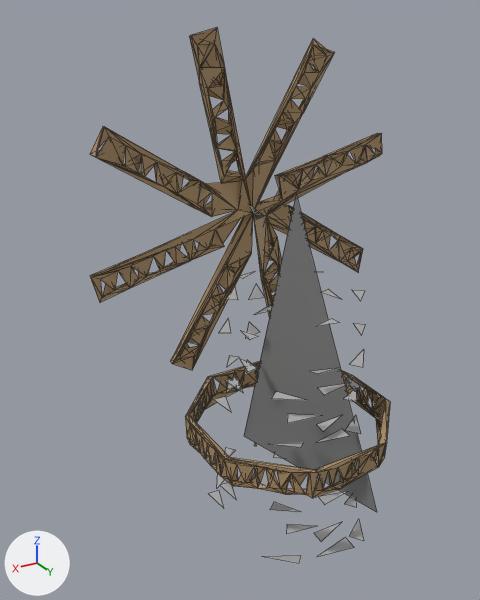
The glTF model assets/models/buildings/farm/TowerWindmill.lod2.glb, before and after one commit.
The view is the same before and after, from a 50 mm lens placed at (8.01, 11.17, 11.63), pointed at (0.99, -0.54, 5.77). Arrows for +X, +Y and +Z are at lower left; the lights stay in place. The first picture is the older version. Mesh edges are drawn as thin lines. Vertices at exactly the same position are counted once.

The first picture shows 'TowerWindmill', 'TowerWindmill_Blades'.
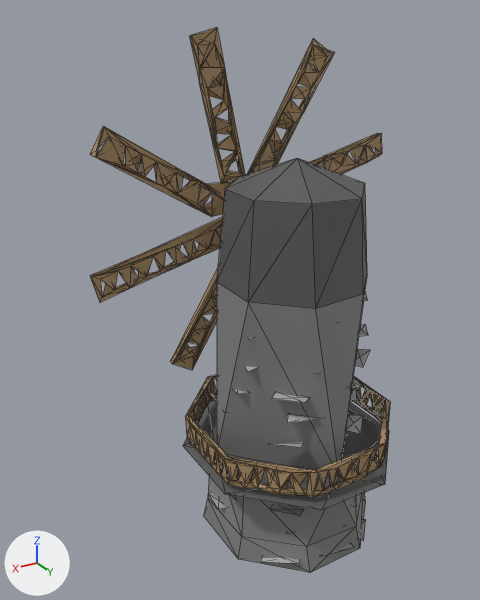
Changed parts and their boxes [x1, y1, x2, y2] in the pictures (480 x 600 px):
'TowerWindmill', reshaped (13% taller): before [185, 195, 390, 563]; after [183, 158, 390, 573]
part 1 of me_cylinder_008, rebuilt (not visible afterwards): before [250, 205, 264, 219]
part 2 of me_cylinder_008, added: after [183, 158, 389, 573]
part 3 of me_cylinder_008, built on: before [187, 195, 385, 563]; after [187, 291, 385, 563]

What the commit changed:
Material 'DarkBrown' (mat_darkbrown) is new.
Its base color is (0.179, 0.119, 0.0613) (brown #756146).
Material 'Black' (mat_black) is new.
Its base color is (0.0391, 0.0365, 0.0397) (dark grey #383638).
me_cylinder_008 is used by ob_towerwindmill; location (0.0, 0.1, -0.03).
me_cylinder_008 had 377 vertices, 715 faces and spanned x -2.33..2.3, y -2.31..2.32, z 0.16..8.23.
me_cylinder_008 now has 488 vertices, 958 faces and spans x -2.34..2.34, y -2.5..2.48, z 0.0..8.97.
me_cylinder_008 part 1: the loose piece of 3 vertices spanning x -0.12..0.11, y -1.83..-1.21, z 7.18..7.66 is rebuilt with 8 vertices and now spans x -0.17..0.27, y -1.95..-1.21, z 7.15..7.69.
me_cylinder_008 part 2: a new loose piece of 50 vertices spanning x -2.34..2.34, y -2.5..2.48, z 0.0..8.97.
Part 3, on me_cylinder_008:
43 vertices are removed from x -2.29..2.23, y -2.3..2.32, z 0.16..8.23.
208 faces are deleted.
99 vertices are added at x -2.32..2.24, y -2.3..2.3, z 0.01..6.19.
235 new faces join them, mat_lightbrown (brown #ac8e66).
9 new faces join them, mat_white (white #e7e7e7).
9 new faces join them, mat_black (dark grey #383638).
88 new faces join them, mat_grey (grey #b1b1b1).
3 new faces join them, mat_darkbrown (brown #756146).
me_cylinder_008 gains material mat_black (dark grey #383638).
me_cylinder_008 gains material mat_darkbrown (brown #756146).
